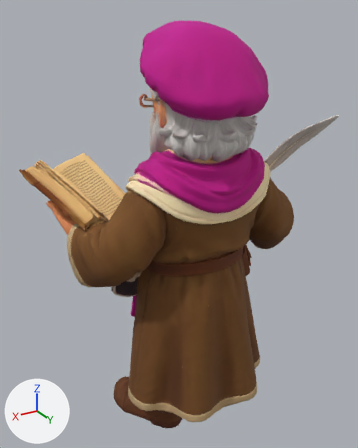
The glTF model public/models/characters/Scholar.glb: old version first, new version second.
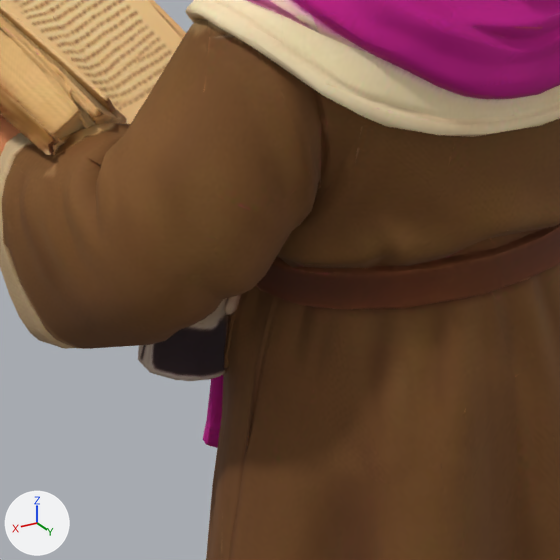
There are two pictures of each version: one whole from a camera (50 mm lens) standing at (0.994, 1.58, 1.58) and looking at (0.035, -0.019, 0.781), one close up on the part from 20% to 66% of the width and 41% to 78% of the height. Arrows for +X, +Y and +Z are at lower left; the lights stay in place. The last two pictures show the newer version. Where no turn or scale is listed for an object, it has been applied to the vertices. Vertices at exactly the same position are counted once.

The first close-up shows 'char1'.
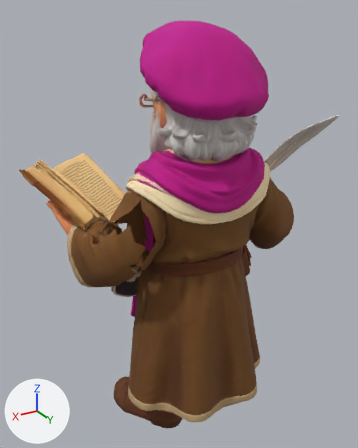
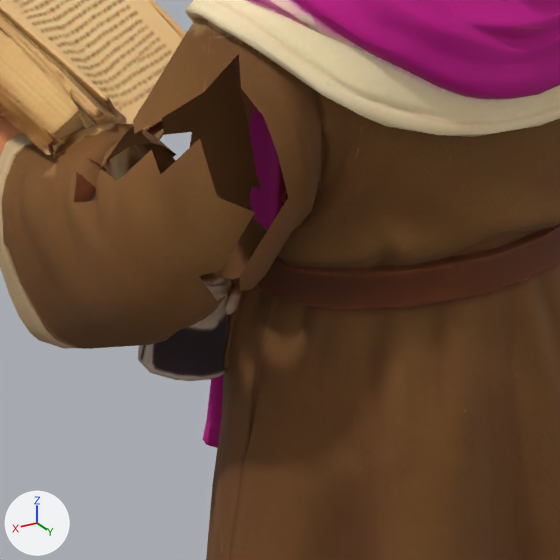
Diff of the bpy script that builds the scene:
```diff
--- a/public/models/characters/Scholar.glb.py
+++ b/public/models/characters/Scholar.glb.py
@@ me_mesh_0 @@
 # used by ob_char1; location = (0.0, 0.0, 0.0)
-me_mesh_0.from_pydata(...)  # 5622 vertices, 11302 faces; spans x -0.61..0.61, y -0.38..0.39, z 0.0..1.55
+me_mesh_0.from_pydata(...)  # 5621 vertices, 11230 faces; spans x -0.61..0.61, y -0.38..0.39, z 0.0..1.55
+# me_mesh_0 part 1
+# 1 vertex is removed from x 0.33, y 0.22, z 0.76
+# 72 faces are deleted
 me_mesh_0.materials.append(mat_gelehrter)
```

Changed parts and their boxes (x1, y1, x2, y2) in the close-ups (560 x 560 px):
part 1 of me_mesh_0, deleted (brown): before (74, 54, 288, 300)
